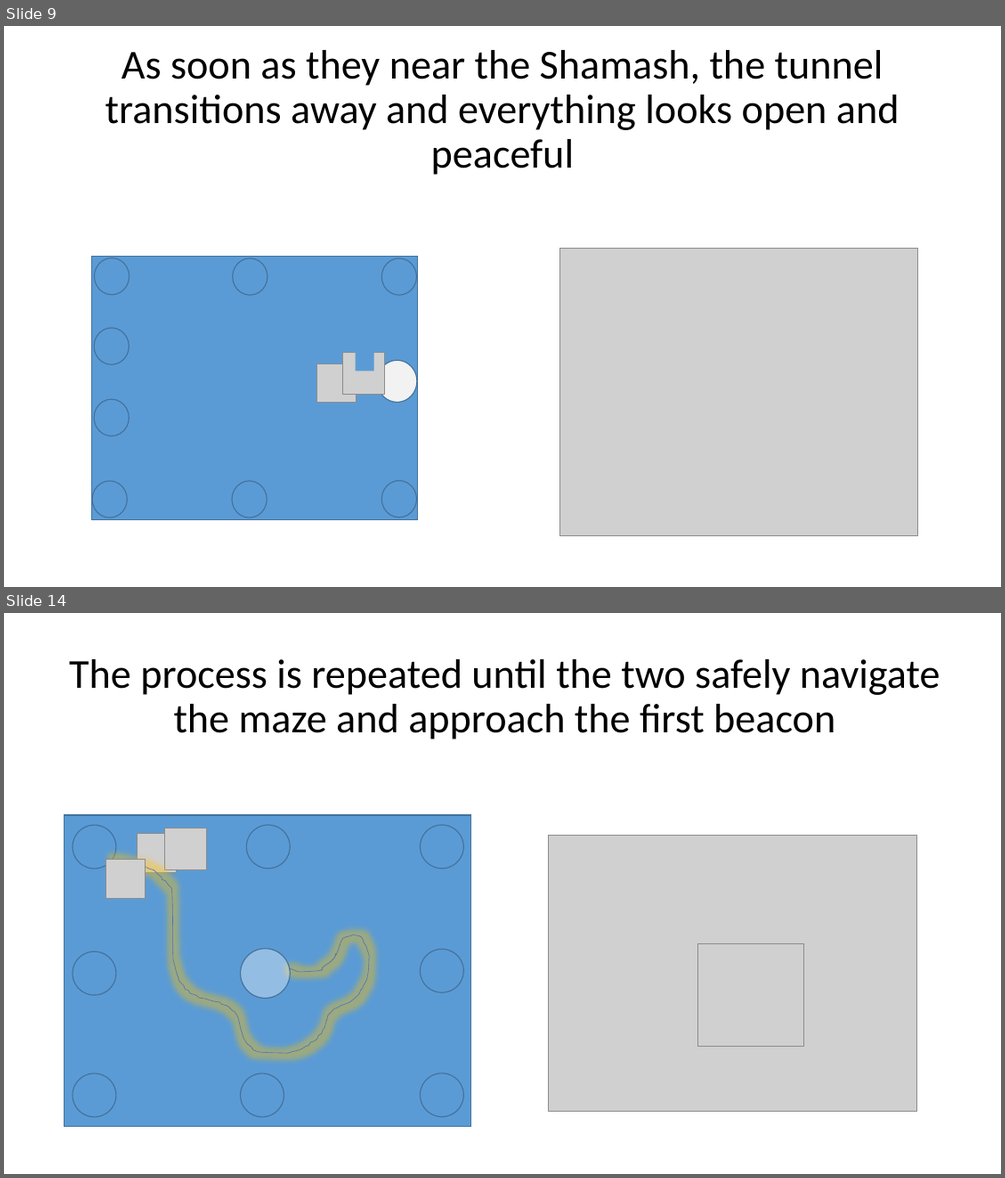
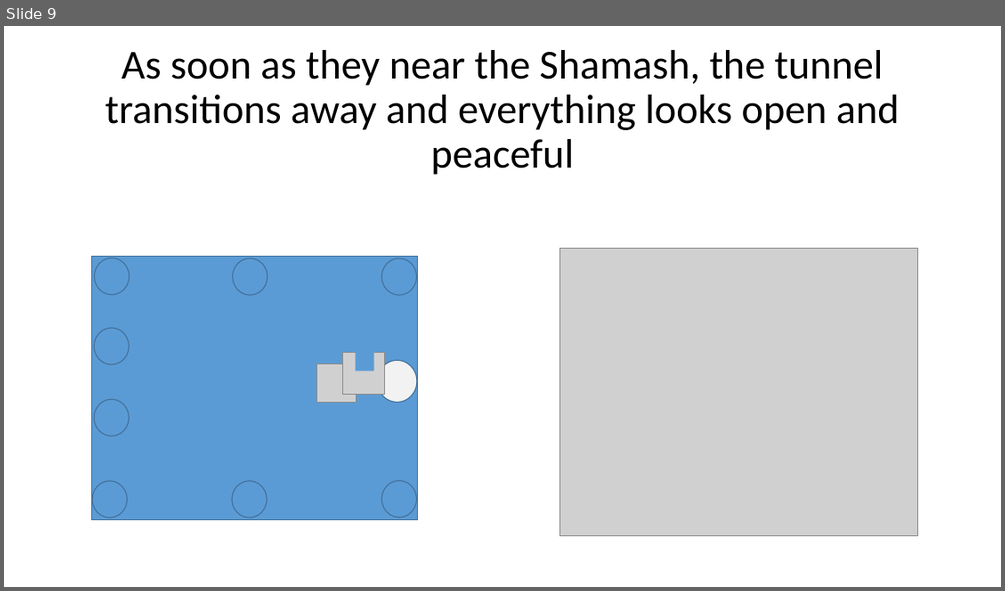
Before and after one commit to mmandel/8Nights2, a slide deck: docs/8NightsVRDesign_Rev2.pptx. Shown one above the other, each under a label of ours: slides 9 and 14 before the commit, slide 9 after it; the slides between them are not shown. The pictures are 1005x1178 and 1005x591 pixels, drawn with LibreOffice and Linux fonts; fonts in the diff are those of the drawing; grey boxes stand for pictures. Boxes give left, top, right and bottom in pixels: in the first picture for what was removed or moved away, otherwise in the second. Text is boxed around its words. In the diff, an @@ line names an element or a change of style, - is before the commit and + after.

```diff
--- a/docs/8NightsVRDesign_Rev2.pptx
+++ b/docs/8NightsVRDesign_Rev2.pptx
@@ slide 14 removed at <box>4,613,1001,1174</box>, background #FFFFFF @@
@@ title removed at <box>69,659,940,739</box> @@
-The process is repeated until the two safely navigate the maze and approach the first beacon
@@ rectangle removed at <box>65,815,470,1126</box> @@
@@ ellipse removed at <box>73,825,116,868</box> @@
@@ ellipse removed at <box>246,825,290,868</box> @@
@@ ellipse removed at <box>420,825,463,868</box> @@
@@ picture removed at <box>138,834,176,873</box> @@
@@ picture removed at <box>165,827,207,869</box> @@
@@ picture removed at <box>549,835,916,1111</box> @@
@@ picture removed at <box>106,859,146,898</box> @@
@@ freeform shape removed at <box>113,859,369,1053</box> @@
@@ ellipse removed at <box>73,952,116,995</box> @@
@@ ellipse removed at <box>241,949,290,998</box> @@
@@ ellipse removed at <box>420,949,463,992</box> @@
@@ picture removed at <box>698,943,804,1046</box> @@
@@ ellipse removed at <box>73,1074,116,1117</box> @@
@@ ellipse removed at <box>241,1074,283,1117</box> @@
@@ ellipse removed at <box>420,1073,463,1116</box> @@
```
Also in this commit, not shown: 7 slides changed, 6 slides added, 1 other slide removed, 1 other file.
